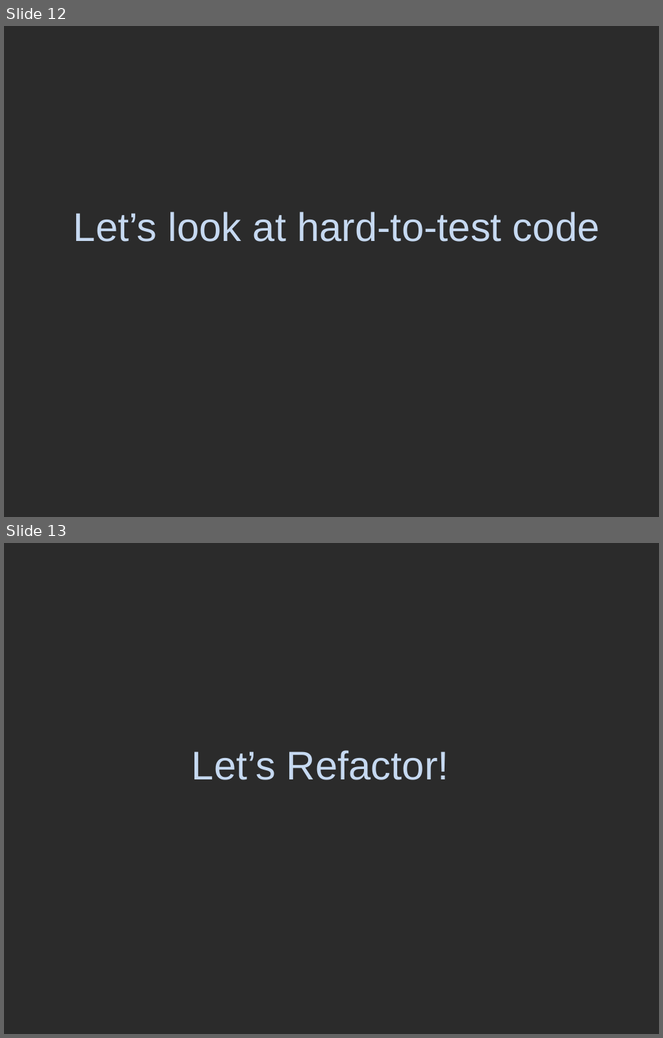
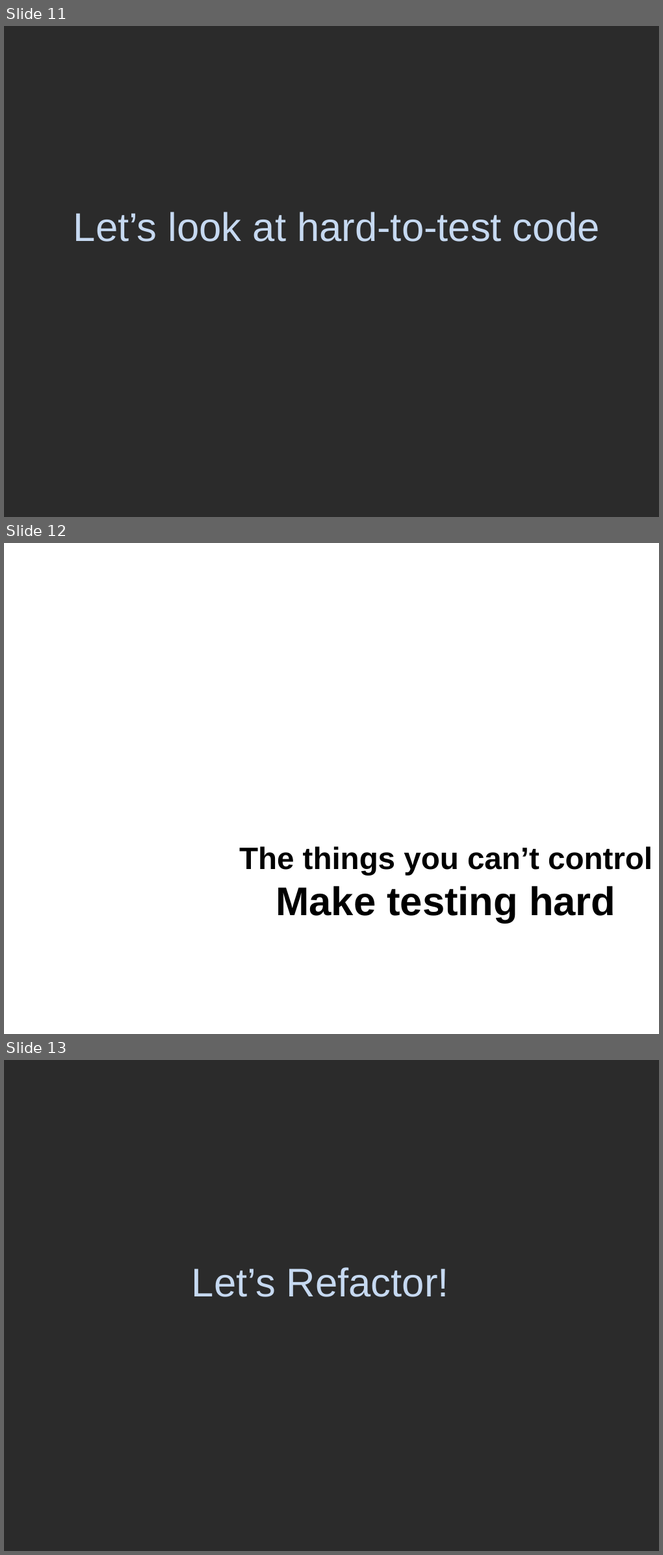
Before and after one commit to marcesher/mxunit-cfmeetups, a slide deck: CFObjective2009TDD/ppt/Esher_TestableCode.ppt. Shown one above the other, each under a label of ours: slides 12 and 13 before the commit, slides 11, 12 and 13 after it. The pictures are 663x1038 and 663x1555 pixels, drawn with LibreOffice and Linux fonts; fonts in the diff are those of the drawing; background and template pictures are left out; a plain dark background stands for a picture behind light text. Boxes give left, top, right and bottom in pixels: in the first picture for what was removed or moved away, otherwise in the second. Text is boxed around its words. In the diff, an @@ line names an element or a change of style, - is before the commit and + after.

```diff
--- a/CFObjective2009TDD/ppt/Esher_TestableCode.ppt
+++ b/CFObjective2009TDD/ppt/Esher_TestableCode.ppt
@@ slide 12 added at (4,543,659,1034), background picture (left out) @@
@@ title added at (239,847,653,923), 34 pt, text #000000, bold @@
+The things you can’t control
+Make testing hard
@@ what was slide 12 is now slide 11 @@
```
Also in this commit, not shown: 2 slides changed, 4 other slides added, 1 slide removed.
